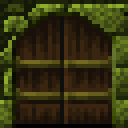
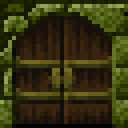
Two versions of the same layered image (128x128). Layer-by-layer changes:
renamed "Layer 4" to "Layer 7", hid it, painted on it, unmasked it over [12, 12, 128, 128]
added group "Path_Tint" with 3 layers above "Group 1" over [0, 0, 128, 128]
moved "Layer 6" into group "Path_Tint" over [0, 0, 128, 128]
moved "Layer 5" into group "Path_Tint" over [0, 0, 128, 128]
added group "Group 1" with 4 layers above "Layer 3" over [0, 0, 128, 128]
added group "Lock" with 2 layers in group "Group 1" over [48, 68, 76, 92]
added layer "Layer 8" in group "Lock" over [52, 68, 72, 92]
added layer "Layer 9" in group "Lock" over [48, 76, 76, 84]
added layer "Layer 4 copy" in group "Group 1" over [0, 0, 128, 128]
